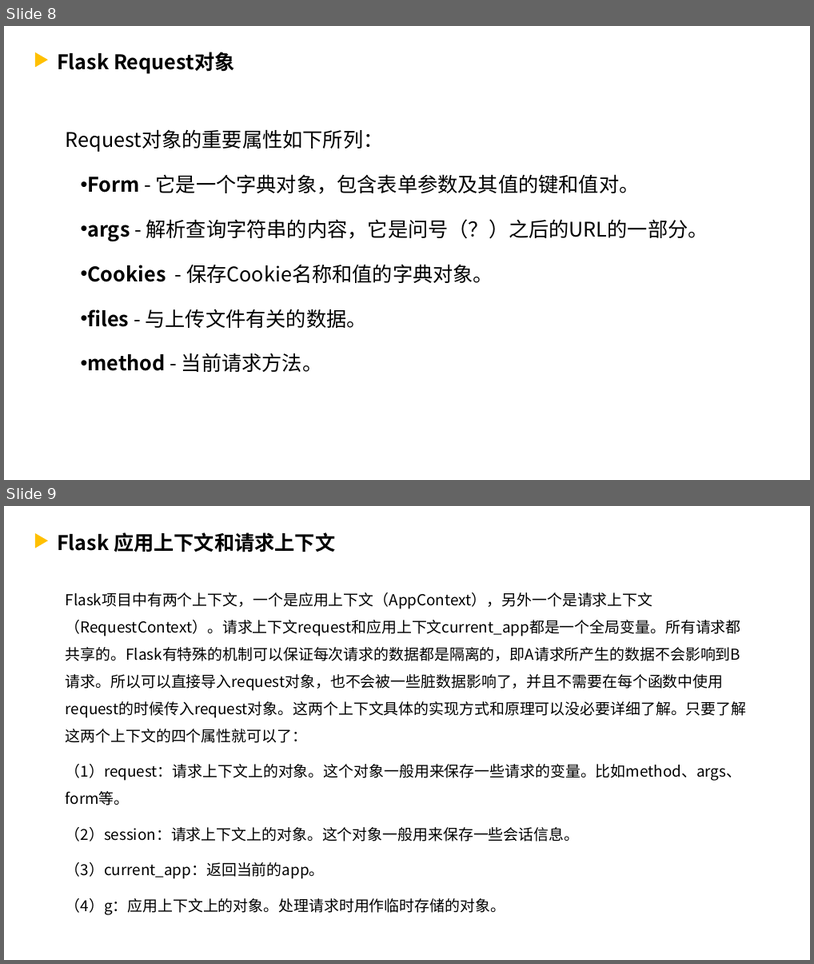
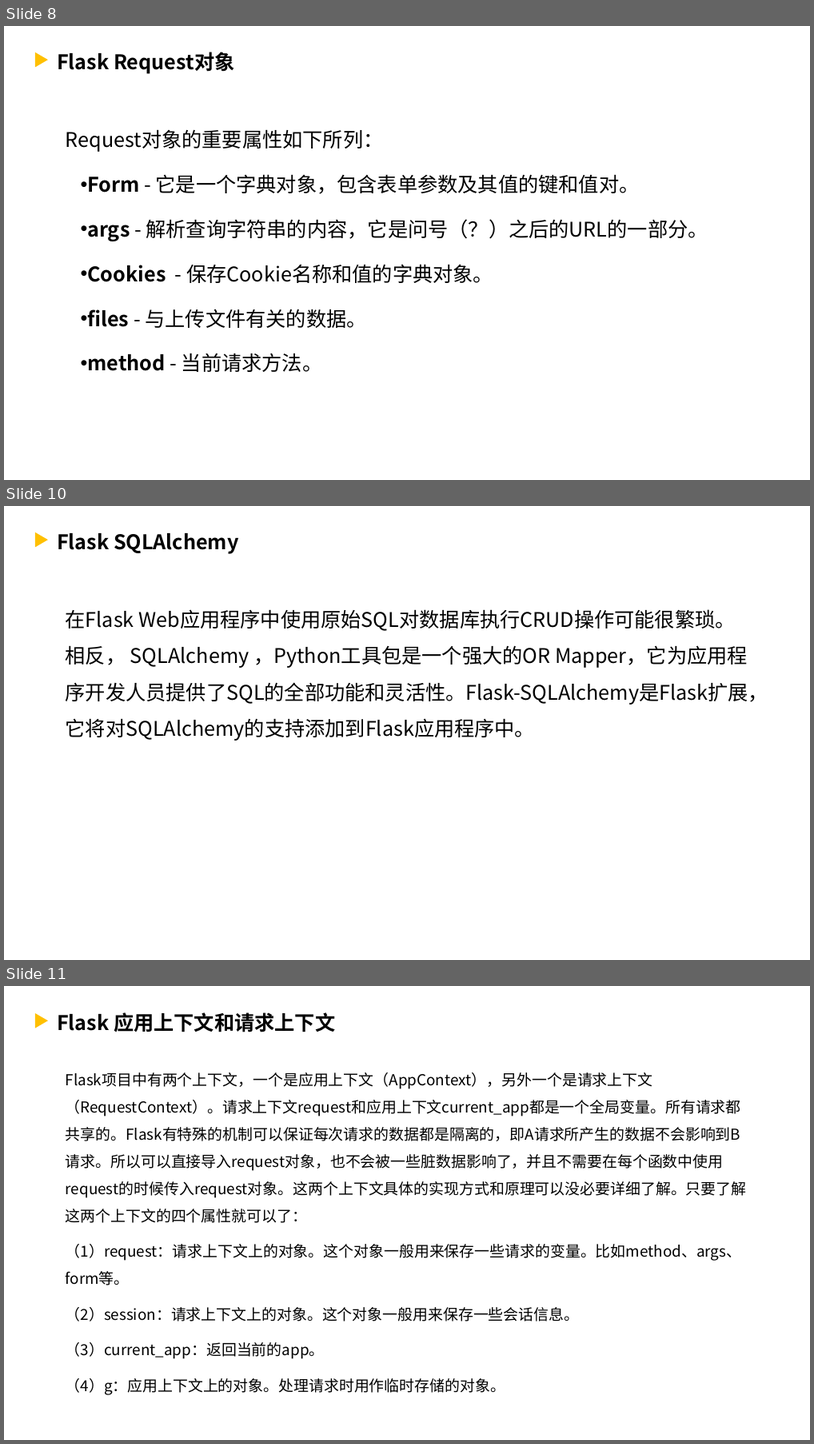
Before and after one commit to ocean-zhouyang/flaskProject, a slide deck: Python培训.pptx. Shown one above the other, each under a label of ours: slides 8 and 9 before the commit, slides 8, 10 and 11 after it; the slides between them are not shown. The pictures are 814x964 and 814x1444 pixels, drawn with LibreOffice and Linux fonts; fonts in the diff are those of the drawing; background and template pictures are left out. Boxes give left, top, right and bottom in pixels: in the first picture for what was removed or moved away, otherwise in the second. Text is boxed around its words. In the diff, an @@ line names an element or a change of style, - is before the commit and + after.

```diff
--- a/Python培训.pptx
+++ b/Python培训.pptx
@@ slide 10 added at (4, 506, 810, 960), background picture (left out) @@
@@ triangle added at (35, 532, 48, 547), fill #FFC000 @@
@@ text added at (57, 533, 238, 554), 24 pt, text #000000, bold @@
+Flask SQLAlchemy
@@ text added at (66, 609, 769, 740), 24 pt, text #000000 @@
+在Flask Web应用程序中使用原始SQL对数据库执行CRUD操作可能很繁琐。相反， SQLAlchemy ，Python工具包是一个强大的OR Mapper，它为应用程序开发人员提供了SQL的全部功能和灵活性。Flask-SQLAlchemy是Flask扩展，它将对SQLAlchemy的支持添加到Flask应用程序中。
@@ what was slide 9 is now slide 11 @@
```
Also in this commit, not shown: 1 slide changed, 1 other slide added.
